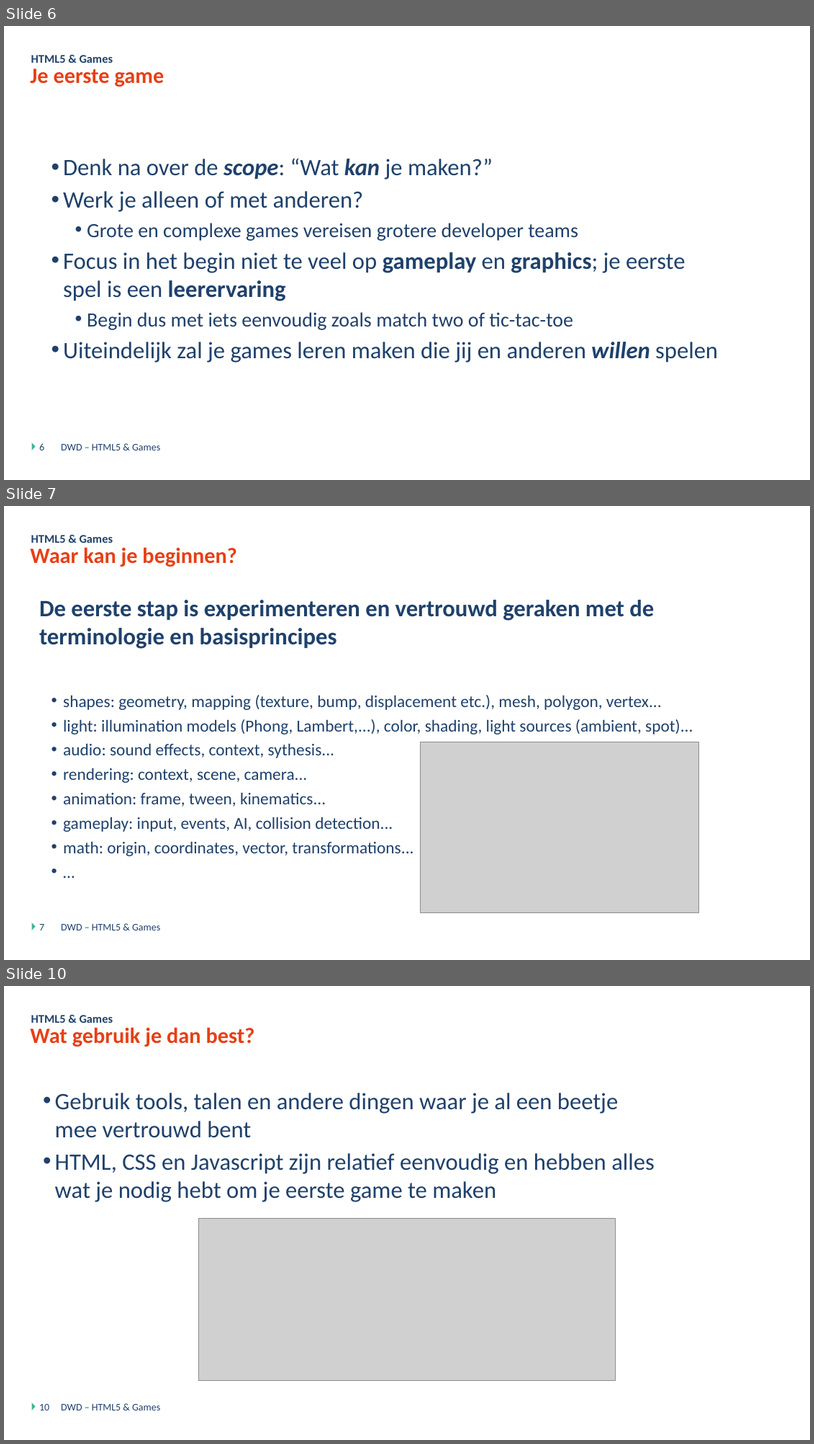
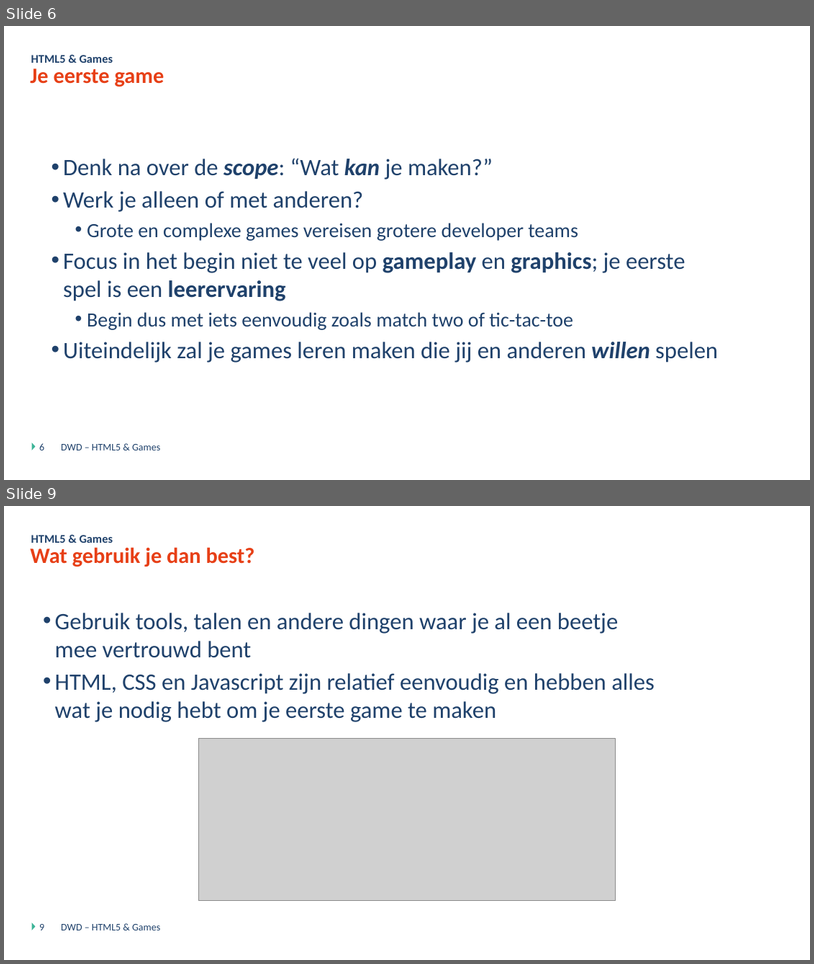
Before and after one commit to DmitriyVdE/Odisee_Bru_Dyn_Web_Dev_Opdracht, a slide deck: DWD - Javascript Games - Theorie.pptx. Shown one above the other, each under a label of ours: slides 6, 7 and 10 before the commit, slides 6 and 9 after it; the slides between them are not shown. The pictures are 814x1444 and 814x964 pixels, drawn with LibreOffice and Linux fonts; fonts in the diff are those of the drawing; grey boxes stand for pictures; background and template pictures are left out. Boxes give left, top, right and bottom in pixels: in the first picture for what was removed or moved away, otherwise in the second. Text is boxed around its words. In the diff, an @@ line names an element or a change of style, - is before the commit and + after.

```diff
--- a/DWD - Javascript Games - Theorie.pptx
+++ b/DWD - Javascript Games - Theorie.pptx
@@ slide 7 removed at [4, 506, 810, 960], background #FFFFFF; not listed: 1 template element that a slide beside it also shows @@
@@ title removed at [30, 547, 237, 566] @@
-Waar kan je beginnen?
@@ text removed at [31, 535, 113, 543] @@
-HTML5 & Games
@@ text removed at [39, 600, 693, 856] @@
-De eerste stap is experimenteren en vertrouwd geraken met de terminologie en basisprincipes
-  • shapes: geometry, mapping (texture, bump, displacement etc.), mesh, polygon, vertex...
-  • light: illumination models (Phong, Lambert,...), color, shading, light sources (ambient, spot)...
-  • audio: sound effects, context, sythesis...
-  • rendering: context, scene, camera...
-  • animation: frame, tween, kinematics...
-  • gameplay: input, events, AI, collision detection...
-  • math: origin, coordinates, vector, transformations...
-  • …
@@ picture removed at [421, 742, 700, 913] @@
@@ page number removed at [39, 924, 44, 930] @@
-7
@@ text removed at [61, 924, 160, 930] @@
-DWD – HTML5 & Games
@@ what was slide 10 is now slide 9 @@
@@ page number at [39, 924, 44, 930]: text changed @@
-10
+9
```
Also in this commit, not shown: 3 slides changed.
